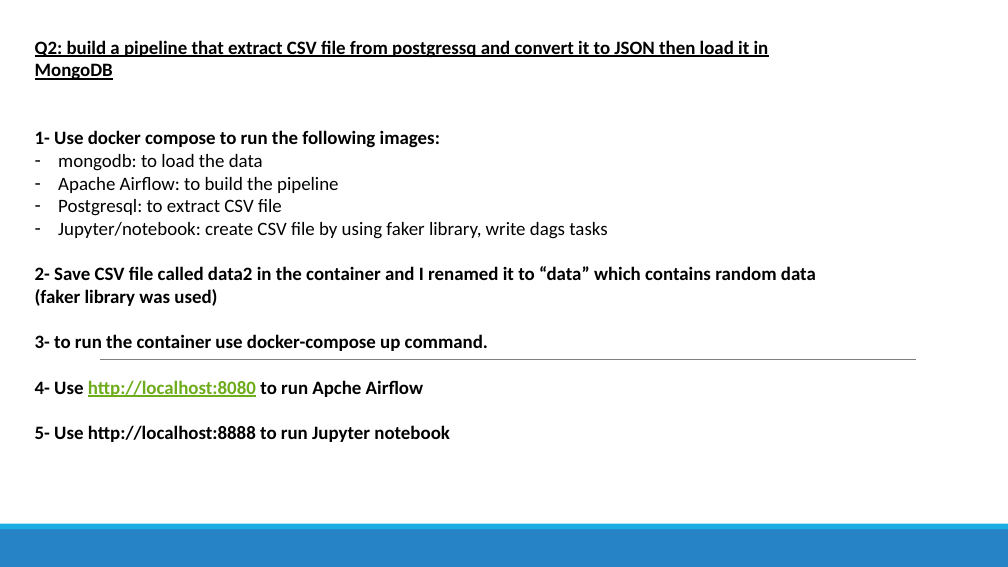
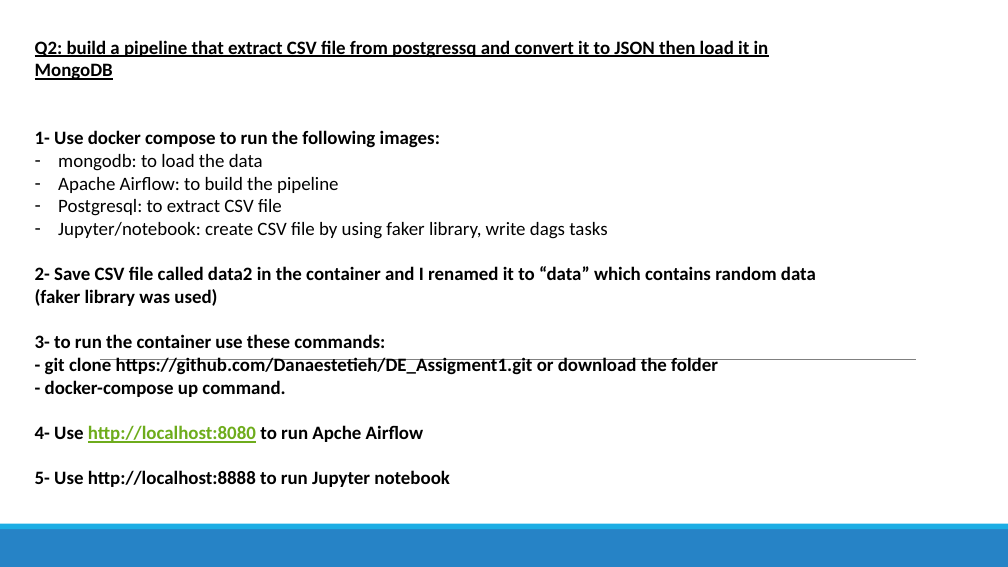
Before and after one commit to Danaestetieh/DE_Assigment1, a slide deck: slide 1 of Assignment 1 - Q2 Dana Estetieh.pptx. Drawn at 1008x567 pixels with LibreOffice and Linux fonts; fonts in the diff are those of the drawing. Boxes give left, top, right and bottom in pixels: in the first picture for what was removed or moved away, otherwise in the second. Text is boxed around its words. In the diff, an @@ line names an element or a change of style, - is before the commit and + after.

Commit message:
PPT Slides

```diff
--- a/Assignment 1 - Q2 Dana Estetieh.pptx
+++ b/Assignment 1 - Q2 Dana Estetieh.pptx
@@ text at (35,334,718,397): text changed @@
-3- to run the container use docker-compose up command.
+3- to run the container use these commands:
+- git clone https://github.com/Danaestetieh/DE_Assigment1.git or download the folder
+- docker-compose up command.
```
Also in this commit, not shown: 1 other slide changed, 3 slides added, 1 slide removed.
